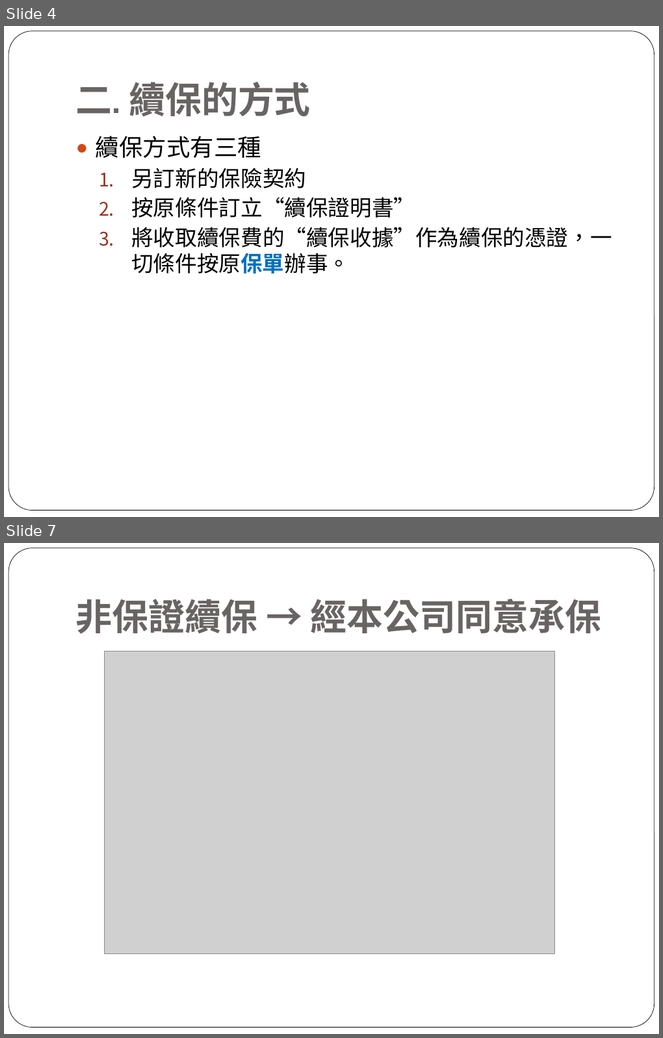
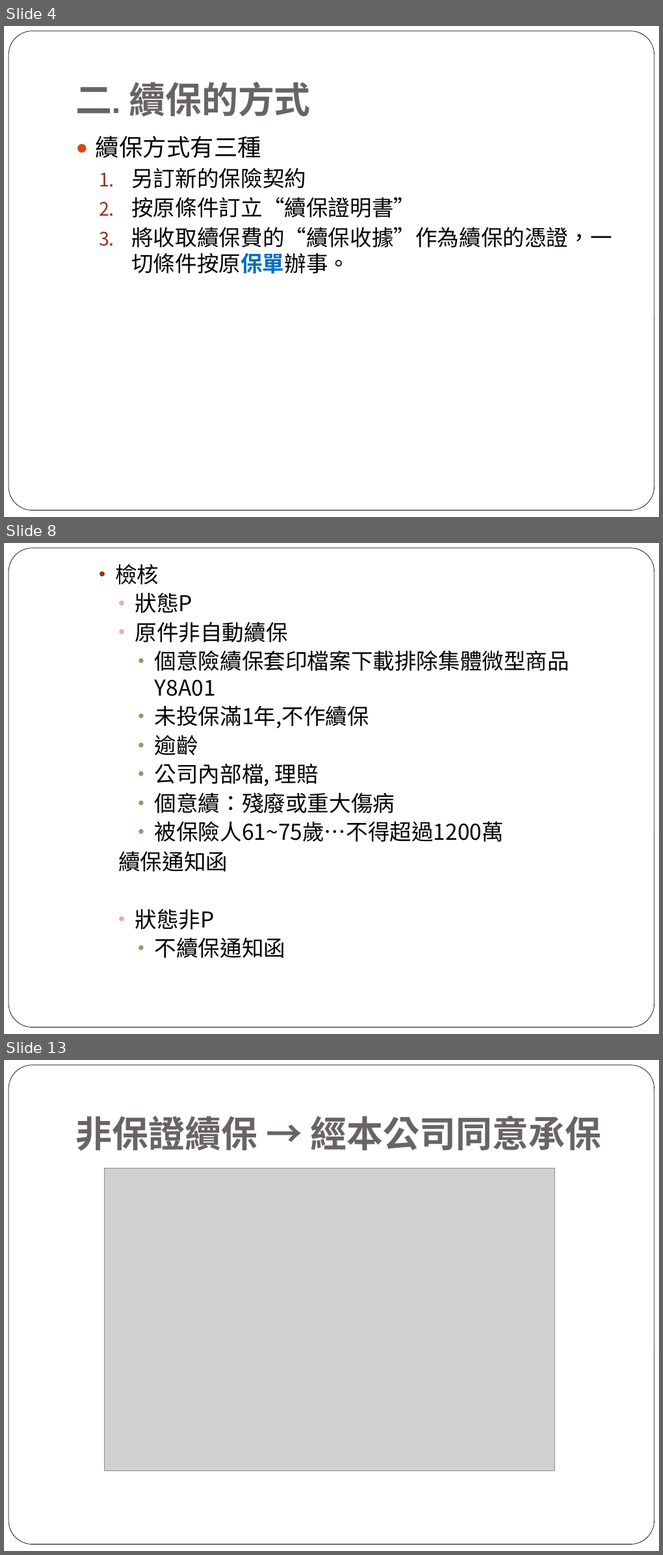
Before and after one commit to tale123456789/Resource, a slide deck: 續保作業.pptx. Shown one above the other, each under a label of ours: slides 4 and 7 before the commit, slides 4, 8 and 13 after it; the slides between them are not shown. The pictures are 663x1038 and 663x1555 pixels, drawn with LibreOffice and Linux fonts; fonts in the diff are those of the drawing; grey boxes stand for pictures. Boxes give left, top, right and bottom in pixels: in the first picture for what was removed or moved away, otherwise in the second. Text is boxed around its words. In the diff, an @@ line names an element or a change of style, - is before the commit and + after.

```diff
--- a/續保作業.pptx
+++ b/續保作業.pptx
@@ slide 8 added at <box>4,543,659,1034</box>, background #FFFFFF; not listed: 1 template element that a slide beside it also shows @@
@@ text added at <box>115,564,570,958</box>, 24 pt, text #000000 @@
+  • 檢核
+    • 狀態P
+    • 原件非自動續保
+      • 個意險續保套印檔案下載排除集體微型商品Y8A01
+      • 未投保滿1年,不作續保
+      • 逾齡
+      • 公司內部檔, 理賠
+      • 個意續：殘廢或重大傷病
+      • 被保險人61~75歲…不得超過1200萬
+    續保通知函
+    • 狀態非P
+      • 不續保通知函
@@ what was slide 7 is now slide 13 @@
```
Also in this commit, not shown: 4 slides changed, 5 other slides added.
